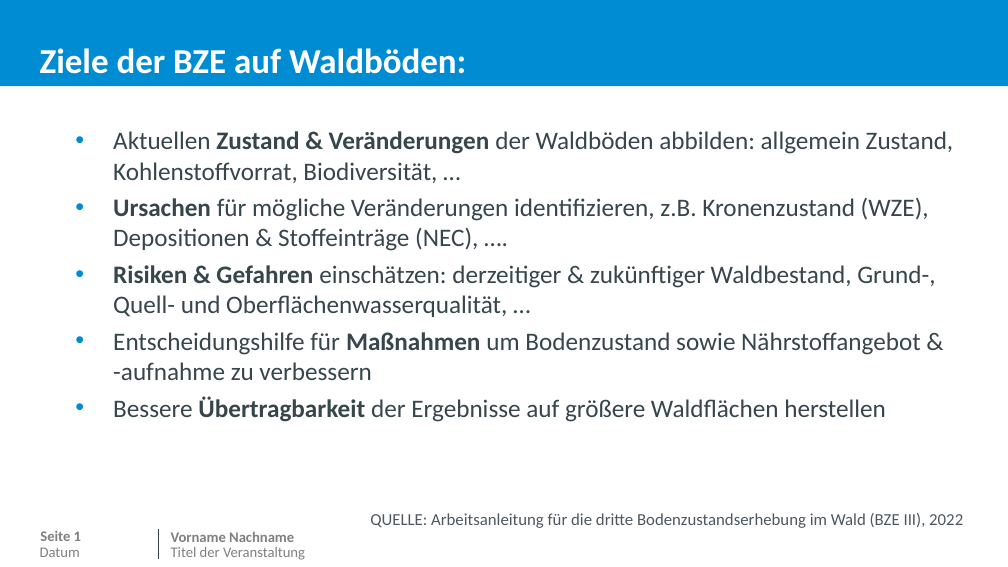
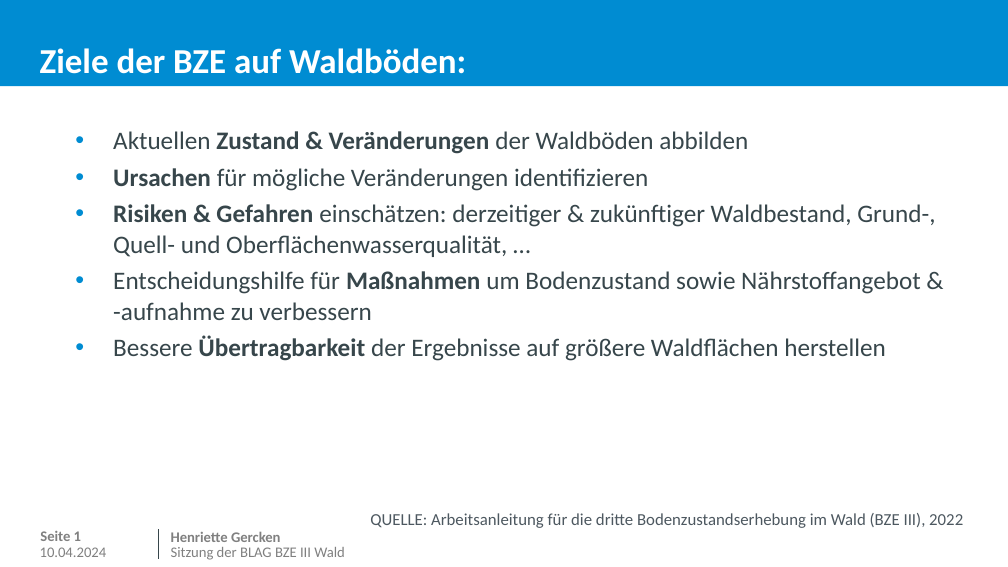
Before and after one commit to JetteGercken/TI_BZE_BE_analysis, a slide deck: slide 2 of info/objectives_bze_be_short.pptx. Drawn at 1008x567 pixels with LibreOffice and Linux fonts; fonts in the diff are those of the drawing; background and template pictures are left out. Boxes give left, top, right and bottom in pixels: in the first picture for what was removed or moved away, otherwise in the second. Text is boxed around its words. In the diff, an @@ line names an element or a change of style, - is before the commit and + after.

```diff
--- a/info/objectives_bze_be_short.pptx
+++ b/info/objectives_bze_be_short.pptx
@@ text at bbox=[113, 131, 748, 191]: text changed @@
-  • Aktuellen Zustand & Veränderungen der Waldböden abbilden: allgemein Zustand, Kohlenstoffvorrat, Biodiversität, …
-  • Ursachen für mögliche Veränderungen identifizieren, z.B. Kronenzustand (WZE), Depositionen & Stoffeinträge (NEC), ….
+  • Aktuellen Zustand & Veränderungen der Waldböden abbilden
+  • Ursachen für mögliche Veränderungen identifizieren
@@ text at bbox=[171, 532, 281, 542]: text changed @@
-Vorname Nachname
+Henriette Gercken
@@ text at bbox=[40, 547, 107, 557]: text changed @@
-Datum
+10.04.2024
@@ text at bbox=[171, 547, 345, 560]: text changed @@
-Titel der Veranstaltung
+Sitzung der BLAG BZE III Wald
```
Also in this commit, not shown: 28 other slides changed, 1 slide added, 1 other file.
